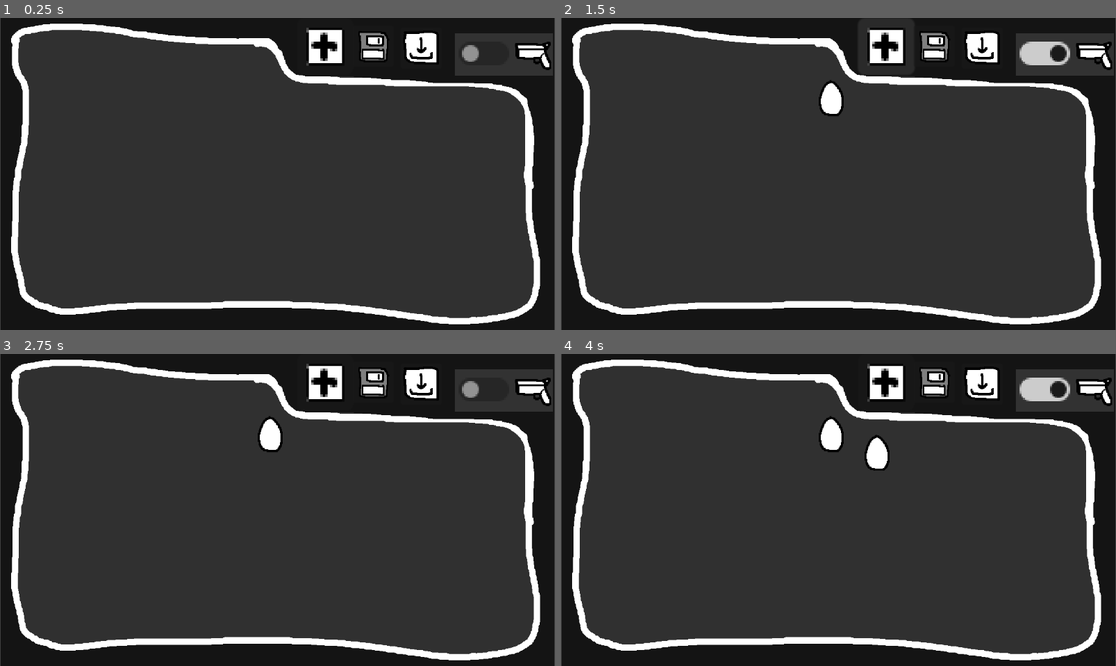
Above: before the commit, frames 1-4 (two rows, left to right).
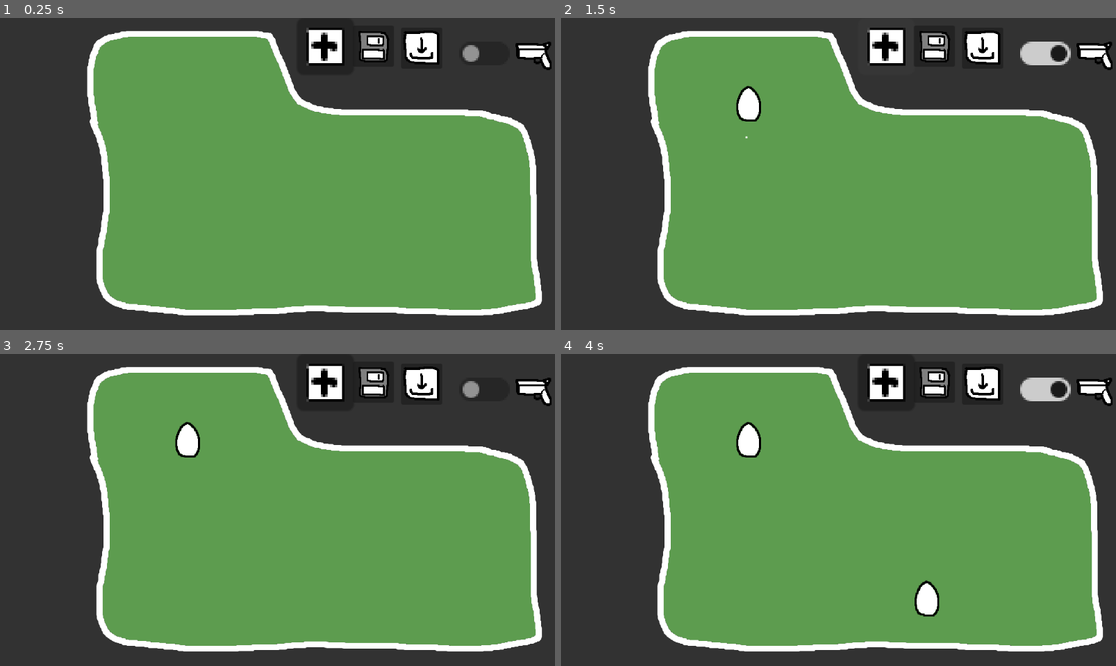
Above: after the commit, the same moments.

Repository: cstewart929/TaskBarn
Game: Godot game, scene res://Scenes/farm.tscn
Same seed, same stepped clock (60 frames per second), same inputs: the game is played once before the commit and once after it.
Inputs (mouse positions are in pixels of both pictures, inside the frame that each line leads up to):
- Up to frame 1 (0.25 s): no input
- Up to frame 2 (1.5 s): click (1043, 52) at 0.5 s; click (888, 46) at 1.25 s
- Up to frame 3 (2.75 s): click (482, 388) at 2 s
- Up to frame 4 (4 s): click (888, 382) at 2.75 s; click (1043, 388) at 3.5 s

The runs differ from the first frame. In frame 1, 78% of the frame differs, in the area x 0-100%, y 0-100%; in frame 2, 78%; in frame 3, 78%; in frame 4, 78%.

Commit message:
more functionality

Diff:
--- a/taskbarn/Scenes/checklist_menu.tscn
+++ b/taskbarn/Scenes/checklist_menu.tscn
@@ -8,15 +8,18 @@
 anchor_bottom = 1.0
 offset_right = -7.0
 offset_bottom = 53.0
-scale = Vector2(0.121193, 0.121193)
+scale = Vector2(0.2512, 0.2512)
+size_flags_horizontal = 0
+size_flags_vertical = 0
 script = ExtResource("1_h241g")
 
 [node name="Panel" type="Panel" parent="."]
 layout_mode = 1
 anchors_preset = -1
-anchor_right = 1.0
-anchor_bottom = 0.405
-offset_bottom = 0.0949707
+anchor_right = 0.615
+anchor_bottom = 0.857
+offset_right = 0.0650024
+offset_bottom = 0.242981
 grow_horizontal = 2
 grow_vertical = 2
 size_flags_horizontal = 3
@@ -69,6 +72,6 @@
 [node name="ChecklistContainer" type="VBoxContainer" parent="Panel/VBoxContainer/ScrollContainer"]
 layout_mode = 2
 
-[node name="CloseButton" type="Button" parent="Panel/VBoxContainer"]
+[node name="KillButton" type="Button" parent="Panel/VBoxContainer"]
 layout_mode = 2
-text = "Close"
+text = "Kill"
--- a/taskbarn/Scenes/farm.tscn
+++ b/taskbarn/Scenes/farm.tscn
@@ -6,11 +6,12 @@
 [ext_resource type="PackedScene" uid="uid://byl32p6ehyljg" path="res://Scenes/add_animal.tscn" id="4_30eac"]
 [ext_resource type="Texture2D" uid="uid://cnpb374kijodj" path="res://Assets/save.png" id="4_78d4p"]
 [ext_resource type="Texture2D" uid="uid://h4ekdnxis82f" path="res://Assets/load.png" id="5_xrnc3"]
+[ext_resource type="PackedScene" uid="uid://c1x8ewea1slyg" path="res://Scenes/checklist_menu.tscn" id="6_checklist"]
 
 [sub_resource type="NavigationPolygon" id="NavigationPolygon_1bveb"]
-vertices = PackedVector2Array(111.461, -26.4766, 115.469, 53.7813, -114.922, 49.1875, 2.53906, -32.2813, -114.078, -57.3984, -10.4766, -51.2969)
+vertices = PackedVector2Array(110.969, -9.89844, 112.469, 49.8906, -72.1563, 48.0938, -0.117188, -20.6406, -75.4688, -49.2422, -11.7813, -50.8203)
 polygons = Array[PackedInt32Array]([PackedInt32Array(0, 1, 2, 3), PackedInt32Array(3, 2, 4, 5)])
-outlines = Array[PackedVector2Array]([PackedVector2Array(-124, -68, -5, -61, 8, -42, 121, -36, 126, 64, -125, 59)])
+outlines = Array[PackedVector2Array]([PackedVector2Array(-85.8159, -59, -5, -61, 6.98731, -30, 120.746, -19, 122.742, 60, -81.8244, 58)])
 
 [sub_resource type="StyleBoxEmpty" id="StyleBoxEmpty_lq2xg"]
 
@@ -21,6 +22,7 @@
 [sub_resource type="StyleBoxEmpty" id="StyleBoxEmpty_dojjk"]
 
 [node name="Node2D" type="Node2D"]
+scale = Vector2(1.00212, 1)
 script = ExtResource("1_farmgd")
 
 [node name="Sprite2D" type="Sprite2D" parent="."]
@@ -74,3 +76,9 @@
 scale = Vector2(0.295451, 0.295451)
 theme_override_styles/focus = SubResource("StyleBoxEmpty_dojjk")
 icon = ExtResource("5_xrnc3")
+
+[node name="ChecklistMenu" parent="." instance=ExtResource("6_checklist")]
+offset_left = -144.0
+offset_top = -81.0
+offset_right = 146.0
+offset_bottom = 667.0
--- /dev/null
+++ b/taskbarn/Scenes/smoke_puff.tscn
@@ -0,0 +1,20 @@
+[gd_scene format=3]
+
+[node name="SmokePuff" type="Node2D"]
+
+[node name="CPUParticles2D" type="CPUParticles2D" parent="."]
+amount = 24
+lifetime = 0.6
+one_shot = true
+explosiveness = 1.0
+preprocess = 0.0
+emitting = false
+local_coords = true
+spread = 180.0
+speed_scale = 1.0
+initial_velocity = 80.0
+angular_velocity = 0.0
+scale_amount = 1.0
+color = Color(1,1,1,0.7)
+color_ramp = null
+texture = null
--- a/taskbarn/Scrips/animal.gd
+++ b/taskbarn/Scrips/animal.gd
@@ -17,6 +17,19 @@
 # Movement
 var roam_timer: float = 0.0
 var roam_pause: float = 1.0
+
+# Add nav polygon cache for drag/throw clamping
+var nav_vertices: Array = []
+var nav_global: Vector2 = Vector2.ZERO
+
+# Drag and throw
+var is_dragging: bool = false
+var drag_offset: Vector2 = Vector2.ZERO
+var last_mouse_pos: Vector2 = Vector2.ZERO
+var throw_velocity: Vector2 = Vector2.ZERO
+
+var last_stage: int = -1
+var smoke_scene: PackedScene = preload("res://Scenes/smoke_puff.tscn")
 
 func _ready():
 	# Connect click signal
@@ -38,6 +51,14 @@
 	name_label.text = animal_name
 	# Start roaming
 	sprite.z_index = 900
+	# Cache nav polygon for drag/throw
+	var nav_region = get_tree().get_root().find_child("NavigationRegion2D", true, false)
+	if nav_region:
+		var nav_poly = nav_region.navigation_polygon
+		if nav_poly:
+			nav_vertices = nav_poly.get_vertices()
+			nav_global = nav_region.global_position
+	area.body_entered.connect(_on_body_entered)
 
 func _process(delta):
 	if is_menu_open:
@@ -82,6 +103,15 @@
 	roam_timer = roam_pause
 
 func _physics_process(delta):
+	if is_dragging:
+		velocity = Vector2.ZERO
+		return
+	# Throwing logic
+	if throw_velocity.length() > 0.1:
+		global_position += throw_velocity * delta
+		throw_velocity = throw_velocity.move_toward(Vector2.ZERO, 100 * delta)
+	else:
+		throw_velocity = Vector2.ZERO
 	if !is_menu_open:
 		# Move towards target
 		if nav_agent.is_navigation_finished():
@@ -92,58 +122,70 @@
 		move_and_slide()
 
 func _on_area_input_event(viewport, event, shape_idx):
-	if event is InputEventMouseButton and event.pressed:
-		open_checklist_menu()
+	if event is InputEventMouseButton:
+		if event.button_index == MOUSE_BUTTON_LEFT and event.pressed:
+			# Open menu or gun mode
+			var farm = get_tree().get_root().find_child("Node2D", true, false)
+			if farm:
+				if farm.gun_mode_active:
+					farm.delete_animal(self)
+				else:
+					farm.show_animal_menu(self)
+		elif event.button_index == MOUSE_BUTTON_RIGHT:
+			if event.pressed:
+				# Start drag
+				is_dragging = true
+				drag_offset = global_position - event.global_position
+				last_mouse_pos = event.global_position
 
-func open_checklist_menu():
-	is_menu_open = true
-	if checklist_menu == null:
-		checklist_menu = checklist_menu_scene.instantiate()
-		get_tree().root.add_child(checklist_menu)
-		checklist_menu.set_animal_name(animal_name)
-		checklist_menu.set_tasks(tasks)
-		checklist_menu.name_changed.connect(_on_menu_name_changed)
-		checklist_menu.tasks_changed.connect(_on_menu_tasks_changed)
-		checklist_menu.menu_closed.connect(close_checklist_menu)
-	else:
-		print("Checklist menu reused.")
-	checklist_menu.set_animal_name(animal_name)
-	checklist_menu.set_tasks(tasks)
-	checklist_menu.show()
-	await get_tree().process_frame
-	var offset = Vector2(10, -10)
-	var camera = get_viewport().get_camera_2d()
-	var menu_size = checklist_menu.size
-	var viewport_size = get_viewport().size
-
-func close_checklist_menu():
-	is_menu_open = false
-	if checklist_menu:
-		checklist_menu.hide()
-
-func _on_menu_name_changed(new_name):
-	animal_name = new_name
-	name_label.text = animal_name
-	AnimalManager.update_and_save()
-
-func _on_menu_tasks_changed(new_tasks):
-	tasks = new_tasks.duplicate()
-	update_texture()
-	AnimalManager.update_and_save()
+func _input(event):
+	if is_dragging:
+		if event is InputEventMouseMotion:
+			global_position = event.global_position + drag_offset
+			throw_velocity = (event.global_position - last_mouse_pos) * 5.0
+			last_mouse_pos = event.global_position
+		elif event is InputEventMouseButton and not event.pressed and event.button_index == MOUSE_BUTTON_RIGHT:
+			# End drag on mouse release anywhere
+			is_dragging = false
+			throw_velocity = (event.global_position - last_mouse_pos) * 5.0
 
 func update_texture():
 	var tex_path = "res://Assets/egg.png"
+	var stage = 0
 	if tasks.size() < 1:
 		tex_path = "res://Assets/egg.png"
+		stage = 0
 	elif tasks.size() < 3:
 		tex_path = "res://Assets/chicken.png"
+		stage = 1
 	elif tasks.size() < 5:
 		tex_path = "res://Assets/pig.png"
+		stage = 2
 	elif tasks.size() < 10:
 		tex_path = "res://Assets/cow.png"
+		stage = 3
 	else:
 		tex_path = "res://Assets/dragon.png"
+		stage = 4
+	if stage != last_stage:
+		# Play smoke puff
+		var smoke = smoke_scene.instantiate()
+		get_tree().current_scene.add_child(smoke)
+		smoke.global_position = global_position
+		smoke.get_node("CPUParticles2D").emitting = true
+	last_stage = stage
 	sprite.texture = load(tex_path)
 
 func _exit_tree():
 	AnimalManager.unregister_animal(self)
+
+func _on_body_entered(body):
+	if body is CharacterBody2D and body != self:
+		# Stop and reverse direction
+		if nav_agent.is_navigation_finished():
+			return
+		# Reverse direction by picking a new random roam point
+		roam_to_random_point()
+		# Also tell the other animal to reverse
+		if "roam_to_random_point" in body:
+			body.roam_to_random_point()
--- a/taskbarn/Scrips/checklist.gd
+++ b/taskbarn/Scrips/checklist.gd
@@ -11,23 +11,39 @@
 @onready var add_task_button: Button = $Panel/VBoxContainer/HBoxContainer_AddTask/Button
 @onready var checklist_container: VBoxContainer = $Panel/VBoxContainer/ScrollContainer/ChecklistContainer
 @onready var close_button: Button = $Panel/VBoxContainer/CloseButton
+@onready var kill_button: Button = $Panel/VBoxContainer/KillButton
 
 var tasks: Array = []
+var current_animal = null
 
 func _ready():
 	add_task_button.pressed.connect(_on_add_task_pressed)
-	close_button.pressed.connect(_on_close_pressed)
 	name_edit.text_changed.connect(_on_name_changed)
+	kill_button.pressed.connect(_on_kill_pressed)
 
 func set_animal_name(name: String):
 	name_edit.text = name
+	if current_animal:
+		current_animal.animal_name = name
+		current_animal.name_label.text = name
+		AnimalManager.update_and_save()
+	kill_button.text = "Kill " + name
 
 func set_tasks(task_list: Array):
 	tasks = task_list.duplicate()
 	_refresh_checklist()
+	if current_animal:
+		current_animal.tasks = tasks.duplicate()
+		current_animal.update_texture()
+		AnimalManager.update_and_save()
 
 func _on_name_changed(new_text):
 	emit_signal("name_changed", new_text)
+	if current_animal:
+		current_animal.animal_name = new_text
+		current_animal.name_label.text = new_text
+		AnimalManager.update_and_save()
+	kill_button.text = "Kill " + new_text
 
 func _on_add_task_pressed():
 	var task_text = add_task_edit.text.strip_edges()
@@ -37,26 +53,57 @@
 		_refresh_checklist()
 		emit_signal("task_added", task_text)
 		emit_signal("tasks_changed", tasks)
+		if current_animal:
+			current_animal.tasks = tasks.duplicate()
+			current_animal.update_texture()
+			AnimalManager.update_and_save()
 
 func _on_task_toggled(idx, pressed):
 	tasks[idx]["completed"] = pressed
 	emit_signal("task_toggled", idx, pressed)
 	emit_signal("tasks_changed", tasks)
+	if current_animal:
+		current_animal.tasks = tasks.duplicate()
+		current_animal.update_texture()
+		AnimalManager.update_and_save()
 
 func _refresh_checklist():
 	for child in checklist_container.get_children():
 		child.queue_free()
 	for i in range(tasks.size()):
-		var hbox = HBoxContainer.new()
+		var row = HBoxContainer.new()
+		row.custom_minimum_size = Vector2(180, 0) # Set max width for the row
 		var checkbox = CheckBox.new()
 		checkbox.button_pressed = tasks[i]["completed"]
 		checkbox.toggled.connect(func(pressed): _on_task_toggled(i, pressed))
 		var label = Label.new()
 		label.text = tasks[i]["text"]
-		hbox.add_child(checkbox)
-		hbox.add_child(label)
-		checklist_container.add_child(hbox)
+		label.autowrap_mode = TextServer.AUTOWRAP_WORD
+		label.size_flags_horizontal = Control.SIZE_EXPAND_FILL
+		var del_btn = Button.new()
+		del_btn.text = "🗑"
+		del_btn.connect("pressed", Callable(self, "_on_task_delete_pressed").bind(i))
+		row.add_child(checkbox)
+		row.add_child(label)
+		row.add_child(del_btn)
+		checklist_container.add_child(row)
+
+func _on_task_delete_pressed(idx):
+	tasks.remove_at(idx)
+	_refresh_checklist()
+	emit_signal("tasks_changed", tasks)
+	if current_animal:
+		current_animal.tasks = tasks.duplicate()
+		current_animal.update_texture()
+		AnimalManager.update_and_save()
 
 func _on_close_pressed():
 	emit_signal("menu_closed")
 	hide()
+
+func _on_kill_pressed():
+	if current_animal:
+		current_animal.queue_free()
+		AnimalManager.unregister_animal(current_animal)
+		AnimalManager.update_and_save()
+		hide()
--- a/taskbarn/Scrips/farm.gd
+++ b/taskbarn/Scrips/farm.gd
@@ -3,16 +3,57 @@
 @onready var add_animal_button: Button = $"Add Animal"
 @onready var nav_region: NavigationRegion2D = $NavigationRegion2D
 @onready var animal_scene: PackedScene = preload("res://Scenes/animal.tscn")
+@onready var checklist_menu: Control = $ChecklistMenu
+@onready var gun_mode_button: CheckButton = $CheckButton
+var gun_mode_active := false
+var gun_cursor = preload("res://Assets/gun.png")
 
 func _ready():
 	add_animal_button.pressed.connect(_on_add_animal_pressed)
+	checklist_menu.visible = false
+	checklist_menu.menu_closed.connect(_on_menu_closed)
+	gun_mode_button.toggled.connect(_on_gun_mode_toggled)
 	_spawn_animals_from_save()
 
 func _spawn_animals_from_save():
 	var all_data = AnimalManager.load_all()
+	var nav_poly = nav_region.navigation_polygon
+	var vertices = nav_poly.get_vertices()
+	if vertices.is_empty():
+		print("Navigation polygon has no vertices!")
+		return
+	var min_x = vertices[0].x
+	var max_x = vertices[0].x
+	var min_y = vertices[0].y
+	var max_y = vertices[0].y
+	for v in vertices:
+		min_x = min(min_x, v.x)
+		max_x = max(max_x, v.x)
+		min_y = min(min_y, v.y)
+		max_y = max(max_y, v.y)
+	# Calculate screen width for menu avoidance
+	var viewport_width = get_viewport().size.x
+	var menu_right = viewport_width / 3.0
 	for id in all_data.keys():
 		var animal = animal_scene.instantiate()
 		animal.animal_id = id
+		# Set animal data from save
+		var d = all_data[id]
+		animal.animal_name = d.get("name", "")
+		animal.tasks = d.get("tasks", [])
+		# Random position logic, avoid left third
+		var tries = 0
+		var pos = Vector2.ZERO
+		while tries < 20:
+			pos = Vector2(
+				randf_range(min_x, max_x),
+				randf_range(min_y, max_y)
+			)
+			var global_pos = nav_region.global_position + pos
+			if Geometry2D.is_point_in_polygon(pos, vertices) and global_pos.x > menu_right:
+				break
+			tries += 1
+		animal.global_position = nav_region.global_position + pos
 		add_child(animal)
 
 func _on_add_animal_pressed():
@@ -32,17 +73,44 @@
 		max_x = max(max_x, v.x)
 		min_y = min(min_y, v.y)
 		max_y = max(max_y, v.y)
+	# Calculate screen width for menu avoidance
+	var viewport_width = get_viewport().size.x
+	var menu_right = viewport_width / 3.0
 	var tries = 0
 	var pos = Vector2.ZERO
-	while tries < 10:
+	while tries < 20:
 		pos = Vector2(
 			randf_range(min_x, max_x),
 			randf_range(min_y, max_y)
 		)
-		if Geometry2D.is_point_in_polygon(pos, vertices):
+		var global_pos = nav_region.global_position + pos
+		if Geometry2D.is_point_in_polygon(pos, vertices) and global_pos.x > menu_right:
 			break
 		tries += 1
 	animal.global_position = nav_region.global_position + pos
 	print("Spawning animal at: ", animal.global_position)
 	animal.z_index = 1000
 	add_child(animal)
+
+# Called by animal when clicked
+func show_animal_menu(animal):
+	checklist_menu.current_animal = animal
+	checklist_menu.set_animal_name(animal.animal_name)
+	checklist_menu.set_tasks(animal.tasks)
+	checklist_menu.visible = true
+
+func _on_menu_closed():
+	checklist_menu.visible = false
+
+func _on_gun_mode_toggled(button_pressed):
+	gun_mode_active = button_pressed
+	if gun_mode_active:
+		Input.set_custom_mouse_cursor(gun_cursor)
+		checklist_menu.visible = false
+	else:
+		Input.set_custom_mouse_cursor(null)
+
+func delete_animal(animal):
+	animal.queue_free()
+	AnimalManager.unregister_animal(animal)
+	AnimalManager.update_and_save()
Binary file changed: taskbarn/Assets/farm.png
Not shown: 1 places in taskbarn/Scenes/farm.tscn that only renumber resources
